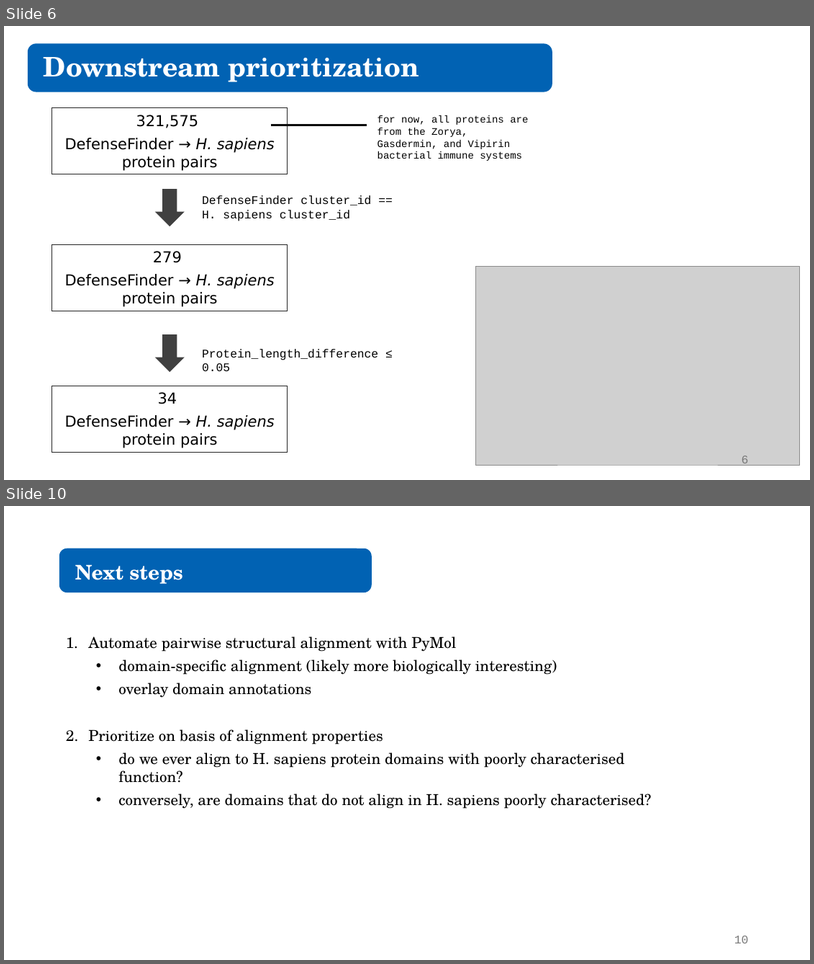
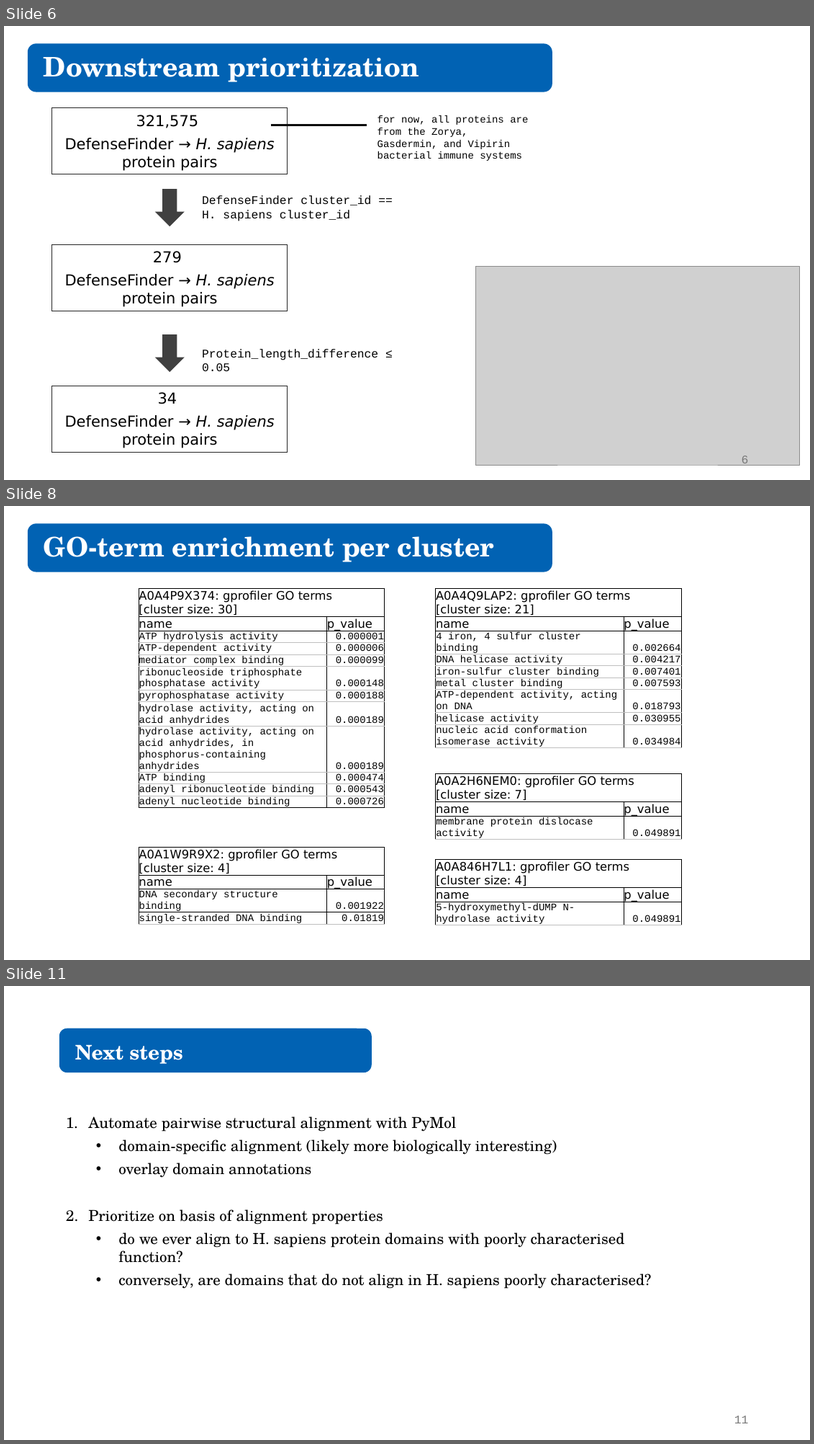
Before and after one commit to juliandeanmoran/BISSH, a slide deck: vis/reports/2026-02-19_projectUpdate_1_jmoran.pptx. Shown one above the other, each under a label of ours: slides 6 and 10 before the commit, slides 6, 8 and 11 after it; the slides between them are not shown. The pictures are 814x964 and 814x1444 pixels, drawn with LibreOffice and Linux fonts; fonts in the diff are those of the drawing; grey boxes stand for pictures. Boxes give left, top, right and bottom in pixels: in the first picture for what was removed or moved away, otherwise in the second. Text is boxed around its words. In the diff, an @@ line names an element or a change of style, - is before the commit and + after.

Commit message:
Computed GO-term encrichment per cluster.

```diff
--- a/vis/reports/2026-02-19_projectUpdate_1_jmoran.pptx
+++ b/vis/reports/2026-02-19_projectUpdate_1_jmoran.pptx
@@ slide 8 added at [4, 506, 810, 960], background #FFFFFF @@
@@ rounded rectangle added at [28, 524, 552, 572], fill #0162B3, outline #0162B3 1.5 pt @@
@@ text added at [44, 536, 494, 562], 32 pt, text #FFFFFF, bold @@
+GO-term enrichment per cluster
@@ table added at [139, 589, 384, 818], 12 rows, 2 columns @@
+A0A4P9X374: gprofiler GO terms / [cluster size: 30] | 
+name | p_value
+ATP hydrolysis activity | 0.000001
+ATP-dependent activity | 0.000006
+mediator complex binding | 0.000099
+ribonucleoside triphosphate phosphatase activity | 0.000148
+pyrophosphatase activity | 0.000188
+hydrolase activity, acting on acid anhydrides | 0.000189
+hydrolase activity, acting on acid anhydrides, in phosphorus-containing anhydrides | 0.000189
+ATP binding | 0.000474
+adenyl ribonucleotide binding | 0.000543
+adenyl nucleotide binding | 0.000726
@@ table added at [436, 589, 682, 756], 9 rows, 2 columns @@
+A0A4Q9LAP2: gprofiler GO terms / [cluster size: 21] | 
+name | p_value
+4 iron, 4 sulfur cluster binding | 0.002664
+DNA helicase activity | 0.004217
+iron-sulfur cluster binding | 0.007401
+metal cluster binding | 0.007593
+ATP-dependent activity, acting on DNA | 0.018793
+helicase activity | 0.030955
+nucleic acid conformation isomerase activity | 0.034984
@@ table added at [436, 774, 682, 841], 3 rows, 2 columns @@
+A0A2H6NEM0: gprofiler GO terms / [cluster size: 7] | 
+name | p_value
+membrane protein dislocase activity | 0.049891
@@ table added at [139, 847, 384, 927], 4 rows, 2 columns @@
+A0A1W9R9X2: gprofiler GO terms / [cluster size: 4] | 
+name | p_value
+DNA secondary structure binding | 0.001922
+single-stranded DNA binding | 0.01819
@@ table added at [436, 860, 682, 926], 3 rows, 2 columns @@
+A0A846H7L1: gprofiler GO terms / [cluster size: 4] | 
+name | p_value
+5-hydroxymethyl-dUMP N-hydrolase activity | 0.049891
@@ what was slide 10 is now slide 11 @@
@@ page number at [735, 1415, 749, 1423]: text changed @@
-10
+11
```
Also in this commit, not shown: 4 slides changed, 2 other files.
